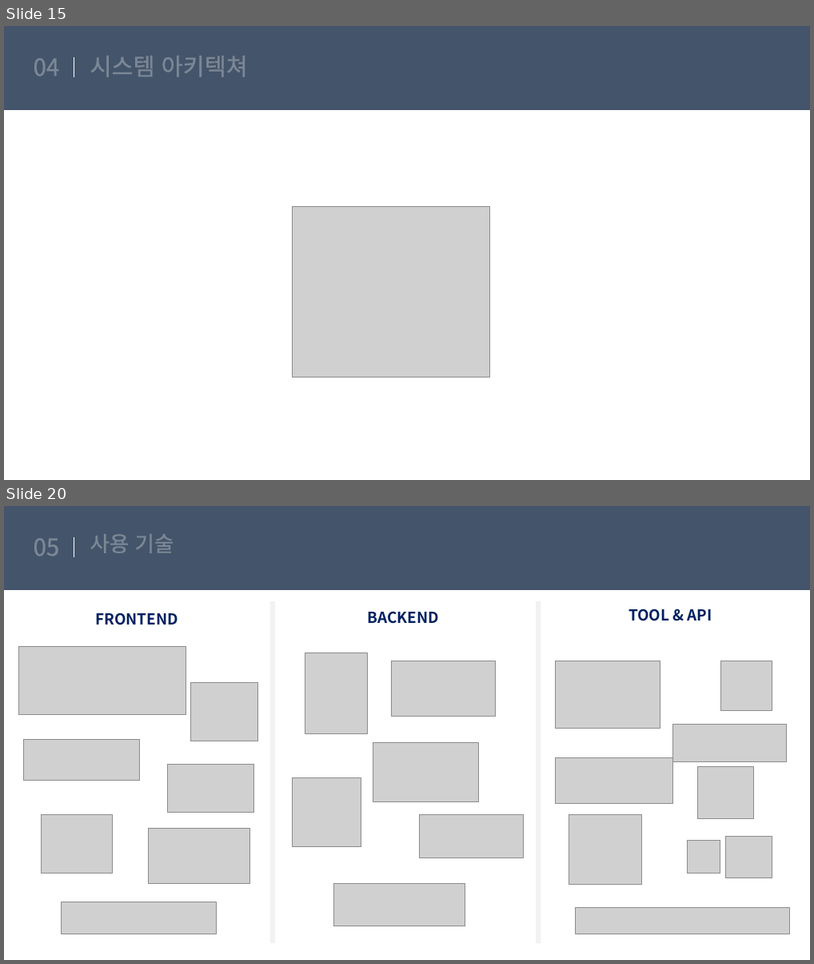
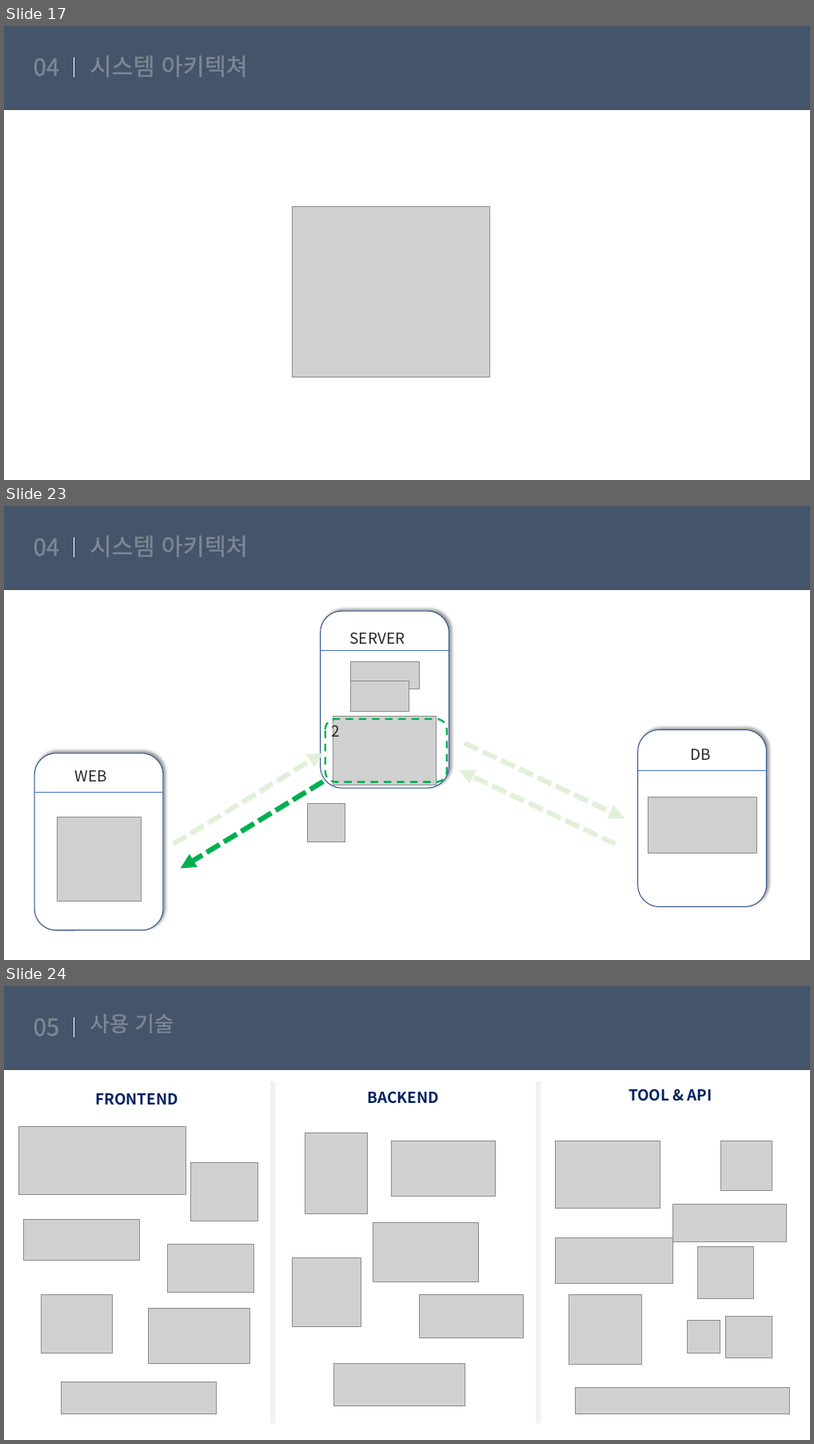
Before and after one commit to suna05/fanduck, a slide deck: suna/8월 29일 화/팬덕.pptx. Shown one above the other, each under a label of ours: slides 15 and 20 before the commit, slides 17, 23 and 24 after it; the slides between them are not shown. The pictures are 814x964 and 814x1444 pixels, drawn with LibreOffice and Linux fonts; fonts in the diff are those of the drawing; grey boxes stand for pictures. Boxes give left, top, right and bottom in pixels: in the first picture for what was removed or moved away, otherwise in the second. Text is boxed around its words. In the diff, an @@ line names an element or a change of style, - is before the commit and + after.

```diff
--- a/suna/8월 29일 화/팬덕.pptx
+++ b/suna/8월 29일 화/팬덕.pptx
@@ slide 23 added at [4, 506, 810, 960], background #FFFFFF; not listed: 2 template elements that a slide beside it also shows @@
@@ text added at [34, 538, 60, 556], 28 pt, text #FFFFFF @@
+04
@@ title added at [90, 536, 248, 557], 28 pt, text #FFFFFF @@
+시스템 아키텍처
@@ rounded rectangle added at [320, 611, 450, 788], fill #FFFFFF, outline #325491 1 pt @@
@@ text added at [350, 632, 405, 644], 18 pt, text #262626 @@
+SERVER
@@ line added from (320, 650) to (450, 650), #4472C4 0.5 pt @@
@@ picture added at [350, 661, 420, 688] @@
@@ picture added at [350, 680, 410, 711] @@
@@ rounded rectangle added at [326, 719, 447, 782], outline #00B050 2.25 pt dashed @@
@@ text added at [331, 721, 339, 741], 18 pt, text #262626 @@
+2
@@ picture added at [333, 716, 437, 785] @@
@@ arrow added from (465, 743) to (625, 818), #E2F0D9 6 pt dashed @@
@@ arrow added from (174, 844) to (323, 753), #E2F0D9 6 pt dashed @@
@@ arrow added from (323, 781) to (181, 868), #00B050 6 pt dashed @@
@@ arrow added from (616, 844) to (459, 770), #E2F0D9 6 pt dashed @@
@@ group added at [35, 753, 164, 929]: 1 rounded rectangle, 1 line, 1 text, 1 picture @@
+WEB
@@ picture added at [308, 804, 346, 842] @@
@@ group added at [638, 730, 767, 907]: 1 rounded rectangle, 1 text, 1 line, 1 picture @@
+DB
@@ what was slide 15 is now slide 17 @@
@@ what was slide 20 is now slide 24 @@
```
Also in this commit, not shown: 8 slides changed, 6 other slides added.
